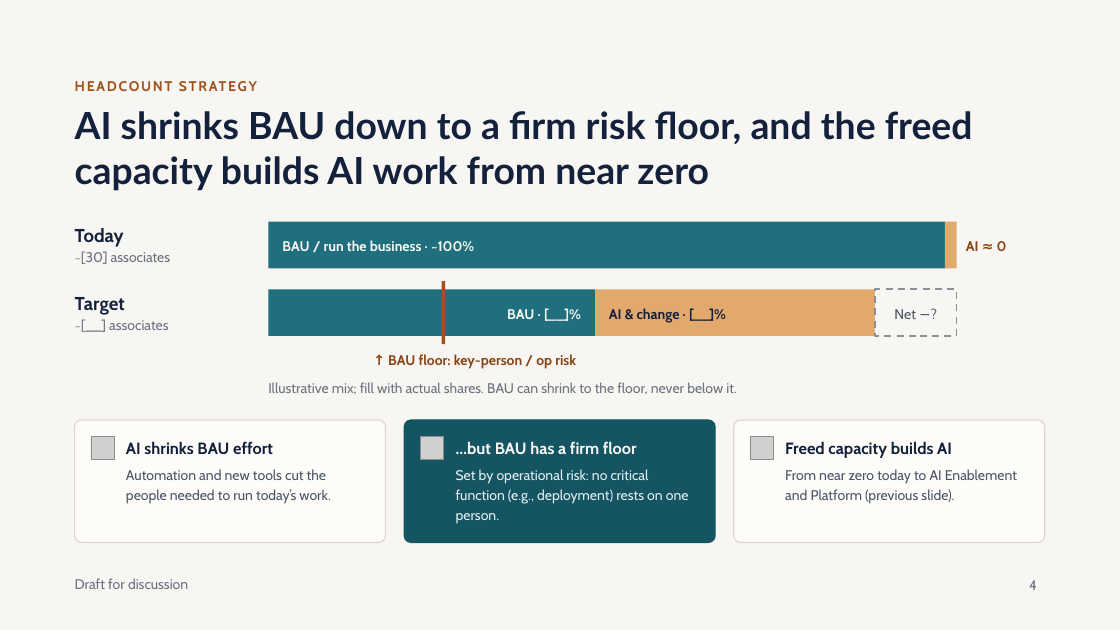
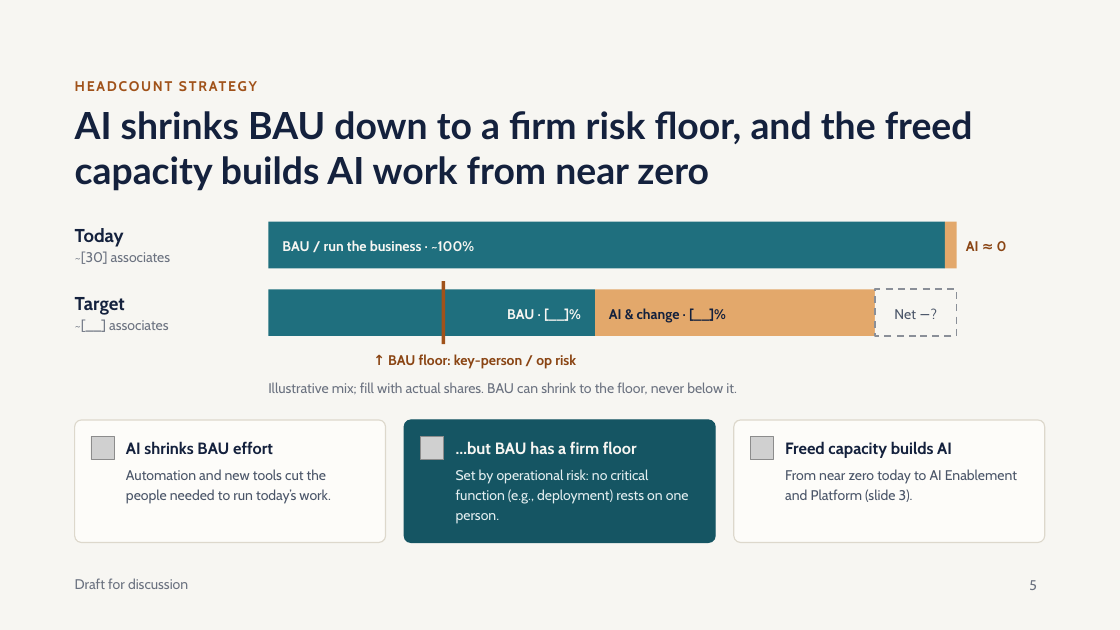
Before and after one commit to wwd1015/slide-template, a slide deck: slide 5 of Unified Team Strategy.pptx (slide 4 before the commit). Drawn at 1120x630 pixels with LibreOffice and Linux fonts; fonts in the diff are those of the drawing; grey boxes stand for pictures. Boxes give left, top, right and bottom in pixels: in the first picture for what was removed or moved away, otherwise in the second. Text is boxed around its words. In the diff, an @@ line names an element or a change of style, - is before the commit and + after.

```diff
--- a/Unified Team Strategy.pptx
+++ b/Unified Team Strategy.pptx
@@ text at (x1=785, y1=469, x2=1017, y2=502): text changed @@
-From near zero today to AI Enablement and Platform (previous slide).
+From near zero today to AI Enablement and Platform (slide 3).
@@ page number at (x1=1029, y1=580, x2=1037, y2=590): text changed @@
-4
+5
```
Also in this commit, not shown: 3 other slides changed, 1 slide added.
